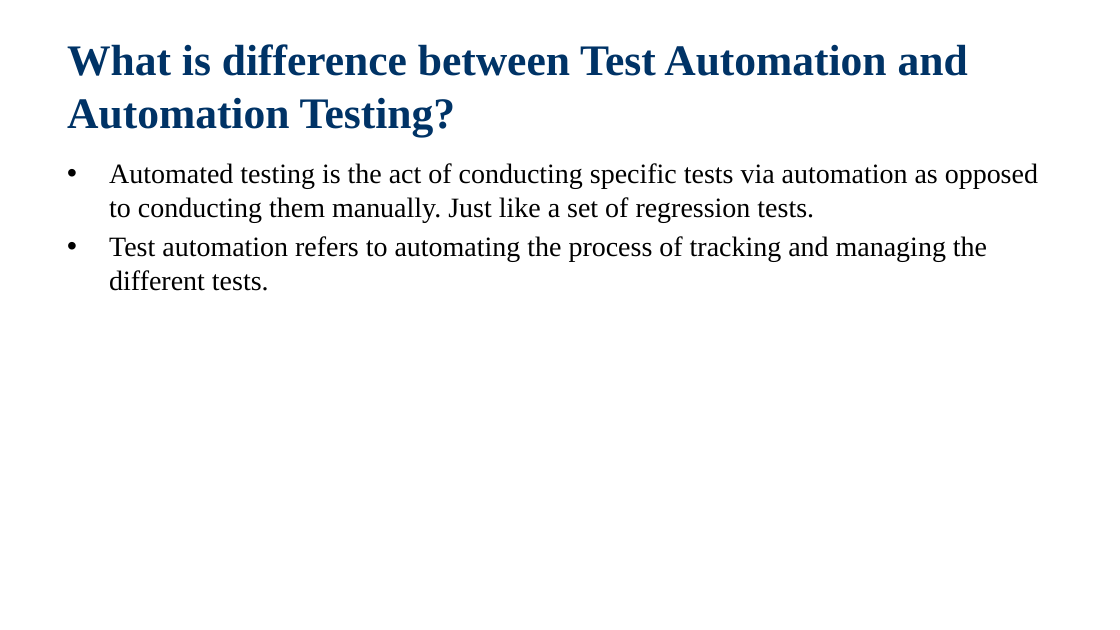
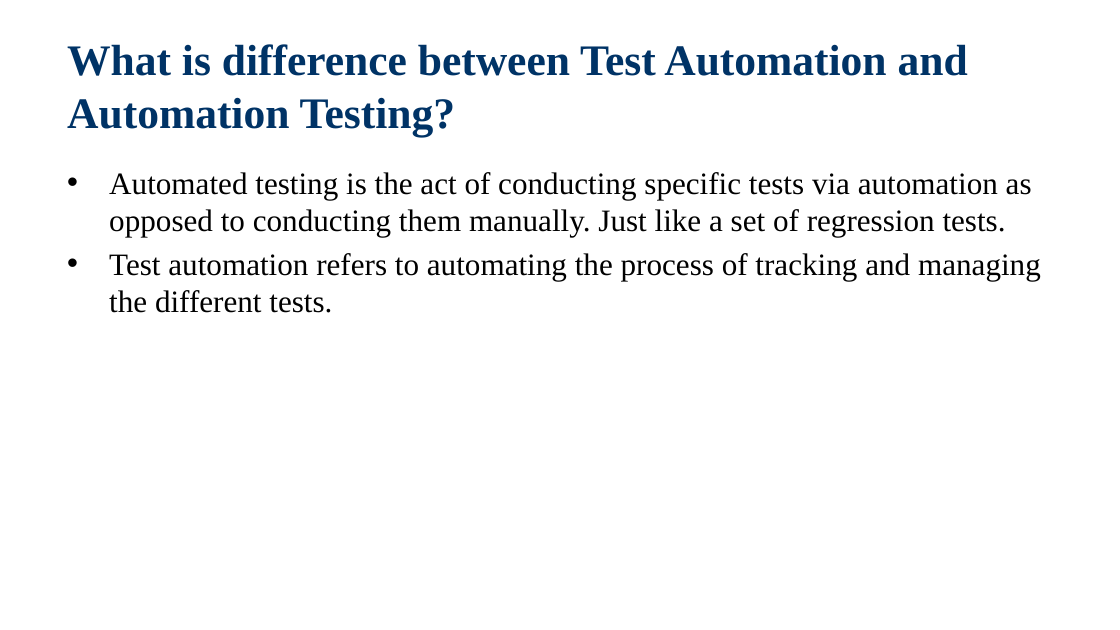
Before and after one commit to jackiejay888/automation, a slide deck: slide 7 of kpi/Test Automation.pptx. Drawn at 1120x630 pixels with LibreOffice and Linux fonts; fonts in the diff are those of the drawing; background and template pictures are left out. Boxes give left, top, right and bottom in pixels: in the first picture for what was removed or moved away, otherwise in the second. Text is boxed around its words. In the diff, an @@ line names an element or a change of style, - is before the commit and + after.

Commit message:
Update the Test Automation

```diff
--- a/kpi/Test Automation.pptx
+++ b/kpi/Test Automation.pptx
@@ text "Automated testing is the act ...": place and size @@
-text "Automated testing is the act ..." at (109,163,1038,291)
+text "Automated testing is the act ..." at (109,172,1041,313)
@@ text "Automated testing is the act ..." at (109,172,1041,313): size 18 to 20 pt @@
```
Also in this commit, not shown: 33 other slides changed, 1 other file.
